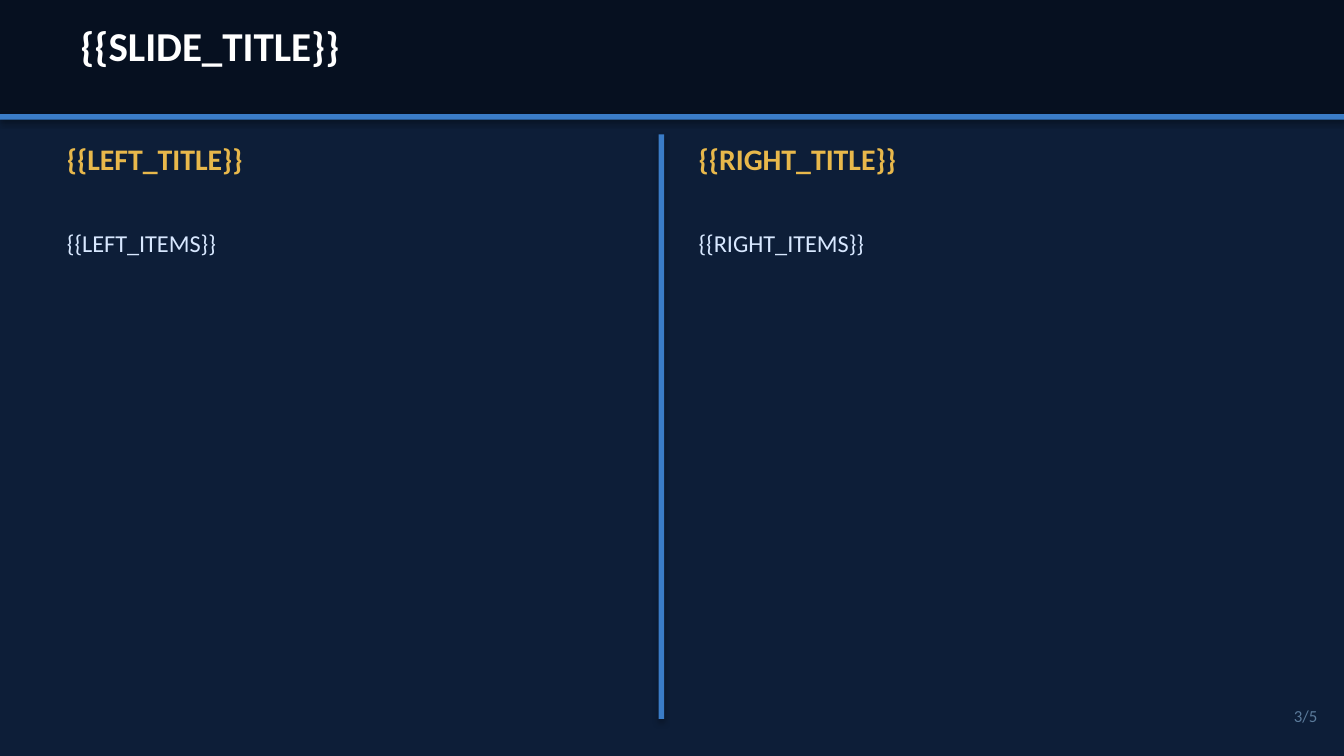
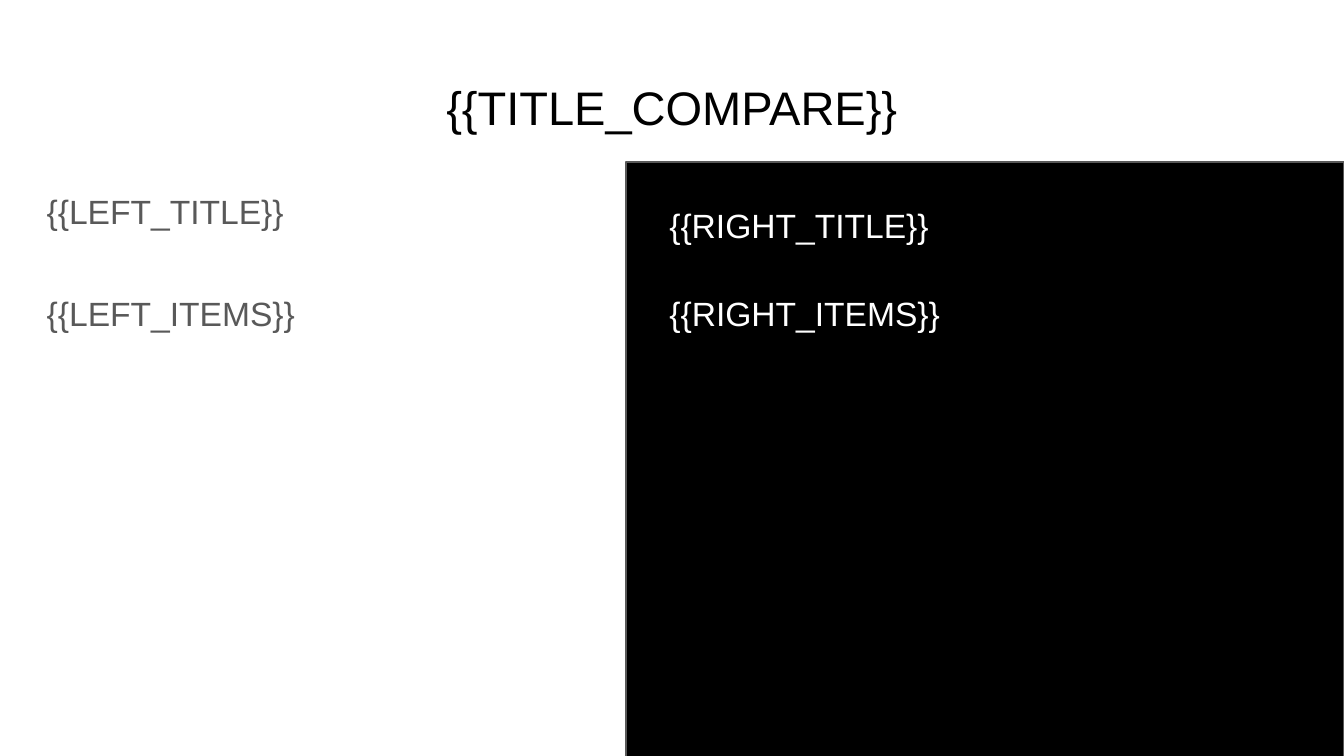
Before and after one commit to andreidiakov/Hack_Axenix_AI_presentation, a slide deck: slide 4 of test.pptx (slide 3 before the commit). Drawn at 1344x756 pixels with LibreOffice and Linux fonts; fonts in the diff are those of the drawing. Boxes give left, top, right and bottom in pixels: in the first picture for what was removed or moved away, otherwise in the second. Text is boxed around its words. In the diff, an @@ line names an element or a change of style, - is before the commit and + after.

```diff
--- a/test.pptx
+++ b/test.pptx
@@ background #0D1E38 to #FFFFFF @@
@@ rectangle removed at box(0, 0, 1344, 114) @@
@@ text removed at box(80, 31, 339, 67) @@
-{{SLIDE_TITLE}}
@@ rectangle removed at box(0, 114, 1344, 120) @@
@@ title added at box(446, 91, 897, 134), 25.2 pt, text #000000 @@
+{{TITLE_COMPARE}}
@@ rectangle removed at box(659, 134, 664, 719) @@
@@ text "{{LEFT_TITLE}}": place and size @@
-text "{{LEFT_TITLE}}" at box(67, 148, 243, 175)
+text "{{LEFT_TITLE}}" at box(47, 199, 284, 230)
@@ text "{{LEFT_TITLE}}" at box(47, 199, 284, 230): size 16 to 18 pt, font Calibri to Arial, text colour #E8B84B to #595959, bold off @@
@@ rectangle added at box(626, 163, 1344, 756), fill #000000, outline #595959 0.75 pt @@
@@ text "{{RIGHT_TITLE}}": place and size @@
-text "{{RIGHT_TITLE}}" at box(699, 148, 896, 175)
+text "{{RIGHT_TITLE}}" at box(669, 213, 928, 244)
@@ text "{{RIGHT_TITLE}}" at box(669, 213, 928, 244): size 16 to 18 pt, font Calibri to Arial, text colour #E8B84B to #FFFFFF, bold off @@
@@ text "{{LEFT_ITEMS}}": place and size @@
-text "{{LEFT_ITEMS}}" at box(67, 234, 216, 256)
+text "{{LEFT_ITEMS}}" at box(47, 301, 295, 332)
@@ text "{{LEFT_ITEMS}}" at box(47, 301, 295, 332): size 13 to 18 pt, font Calibri to Arial, text colour #D8E8FF to #595959; line spacing 1 to 1.15; more space between paragraphs @@
@@ text "{{RIGHT_ITEMS}}": place and size @@
-text "{{RIGHT_ITEMS}}" at box(699, 234, 864, 256)
+text "{{RIGHT_ITEMS}}" at box(669, 301, 939, 332)
@@ text "{{RIGHT_ITEMS}}" at box(669, 301, 939, 332): size 13 to 18 pt, font Calibri to Arial, text colour #D8E8FF to #FFFFFF; line spacing 1 to 1.15; more space between paragraphs @@
@@ text removed at box(1294, 710, 1317, 723) @@
-3/5
```
Also in this commit, not shown: 1 other slide changed, 7 slides added, 3 slides removed, 8 other files.
